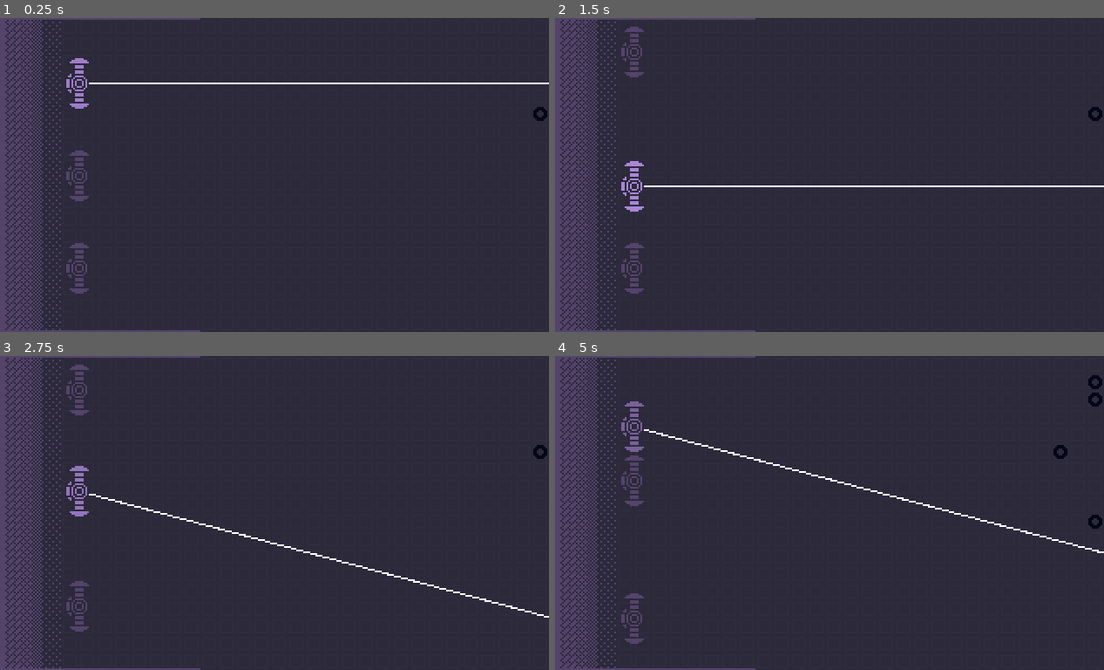
Above: before the commit, frames 1-4 (two rows, left to right).
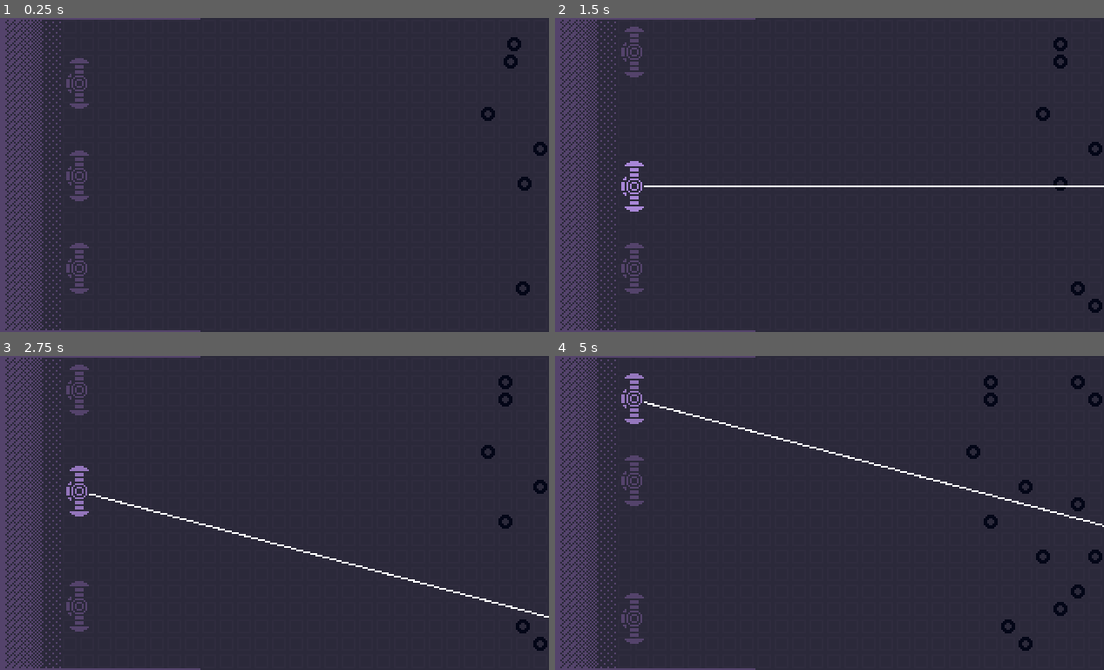
Above: after the commit, the same moments.

Repository: Aurif/Lightwave
Game: Godot game, scene res://scene.tscn
Same seed, same stepped clock (60 frames per second), same inputs: the game is played once before the commit and once after it.
Inputs:
- Up to frame 1 (0.25 s): no input
- Up to frame 2 (1.5 s): tap Enter at 0.5 s; hold A (move_up) 0.53-1.28 s; tap W (switch_angle) at 0.6 s; hold D (move_down) from 1.28 s (still down); tap Shift at 1.35 s
- Up to frame 3 (2.75 s): release D (move_down) at 2.03 s; hold A (move_up) from 2.03 s (still down); tap W (switch_angle) at 2.1 s
- Up to frame 4 (5 s): tap Shift at 2.85, 4.35 s; release A (move_up) at 3.53 s; hold D (move_down) from 3.53 s (still down); tap W (switch_angle) at 3.6 s

The runs differ from the first frame. In frame 1, 1.2% of the frame differs, in the area x 12-100%, y 6-89%; in frame 2, 0.6%; in frame 3, 0.6%; in frame 4, 2.5%, in the area x 12-100%, y 5-94%.

Commit message:
Added enemy movement animation

Diff:
--- a/components/org/enemy_manager/enemy_manager.gd
+++ b/components/org/enemy_manager/enemy_manager.gd
@@ -5,19 +5,31 @@
 @export var tick_on_start: bool = true
 
 var enemy_map: Dictionary[Vector2i, Node2D] = {}
-const MOVE_DISTANCE: int = 2
+const MOVE_DISTANCE: int = 4
 
 signal AfterTick
 
+
+# TODO: Ability to hit enemies
+# TODO: Ramping wave difficulty
+# TODO: More enemy types
+# TODO: Some upgrades for kills
+# TODO: Overlay darkness
+# TODO: Title screen with instructions and keybinds
+# TODO: A way to actually lose hp / lose game
 func _ready() -> void:
     if tick_on_start:
         tick_enemies.call_deferred()
 
 func tick_enemies() -> void:
+    movement_anim_delays.clear()
     _move_enemies()
-    _spawn_enemy_wave()
+    for i in range(MOVE_DISTANCE-1, -1, -1):
+        _spawn_enemy_wave(i)
 
-    AfterTick.emit()
+    var delay_tween: Tween = get_tree().create_tween().bind_node(self)
+    delay_tween.tween_interval(movement_anim_delays.values().max()+MOVEMENT_SPEED)
+    delay_tween.tween_callback(AfterTick.emit)
 
 ###
 ### Movement
@@ -37,12 +49,29 @@
         var new_x: int = min(max_reachable.get(pos.y, max_size.x+1)-1, pos.x+MOVE_DISTANCE)
         max_reachable[pos.y] = new_x
         new_map[Vector2i(new_x, pos.y)] = enemy_map[pos]
-        _move_enemy(enemy_map[pos], Vector2i(new_x, pos.y))
+        if new_x != pos.x:
+            _move_enemy(enemy_map[pos], Vector2i(new_x, pos.y))
 
     enemy_map = new_map
 
-func _move_enemy(node: Node2D, new_pos: Vector2i) -> void:
-    node.position = new_pos * Vector2i(-10, 10) + Vector2i(-5, 5)
+const RANDOM_ROW_DELAY: float = 0.2
+const MOVEMENT_SPEED: float = 0.2
+const MOVEMENT_OVERLAP_MIN: float = 0.03
+const MOVEMENT_OVERLAP_MAX: float = 0.1
+var movement_anim_delays: Dictionary[int, float] = {}
+func _move_enemy(node: Node2D, new_pos: Vector2i, start_pos_delta: Vector2 = Vector2.ZERO) -> void:
+    var new_pos_px: Vector2 = new_pos * Vector2i(-10, 10) + Vector2i(-5, 5)
+    if start_pos_delta != Vector2.ZERO:
+        node.position = new_pos_px + start_pos_delta
+
+    var tween: Tween = get_tree().create_tween().bind_node(node).set_ease(Tween.EASE_OUT).set_trans(Tween.TRANS_QUAD)
+
+    if not movement_anim_delays.has(new_pos.y):
+        movement_anim_delays[new_pos.y] = randf()*RANDOM_ROW_DELAY
+    tween.tween_interval(movement_anim_delays[new_pos.y])
+    movement_anim_delays[new_pos.y] += randf_range(MOVEMENT_OVERLAP_MIN, MOVEMENT_OVERLAP_MAX)
+
+    tween.tween_property(node, "position", new_pos_px, MOVEMENT_SPEED)
 
 ###
 ### Spawning
@@ -55,11 +84,12 @@
         valid_spawn_points.append(Vector2i(layer, y))
 
     valid_spawn_points.shuffle()
-    for i in range(randi_range(1, min(3, len(valid_spawn_points)))):
-        _spawn_enemy(valid_spawn_points[i])
+    if len(valid_spawn_points) > 0:
+        for i in range(randi_range(1, min(3, len(valid_spawn_points)))):
+            _spawn_enemy(valid_spawn_points[i])
 
 func _spawn_enemy(pos: Vector2i) -> void:
     var node: Node2D = enemy_prefab.instantiate()
     add_child(node)
-    node.position = pos * Vector2i(-10, 10) + Vector2i(-5, 5)
+    _move_enemy(node, pos, Vector2(MOVE_DISTANCE*10, 0))
     enemy_map[pos] = node
